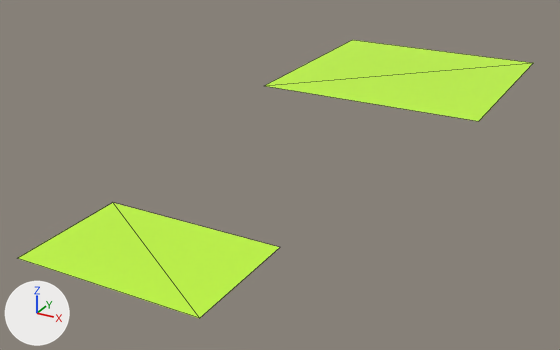
An edit to the glTF model assets/models/field.glb, drawn before and after from the same camera.
Both versions are drawn from a 50 mm lens placed at (122.0, -148.0, 106.0), pointed at (-13.0, 99.0, -17.0). Lighting does not change. The marker at lower left points along +X, +Y and +Z. Mesh edges are drawn as thin lines. Where no turn or scale is listed for an object, it has been applied to the vertices.

Before the edit, the objects in view are built like this:
```python
me_plane = bpy.data.meshes.new('Plane')
me_plane.from_pydata([(-50.0, -50.0, 0.0), (50.0, -50.0, 0.0), (-50.0, 50.0, 0.0), (50.0, 50.0, 0.0)], [], [(0, 1, 3), (0, 3, 2)])
me_plane.materials.append(mat_base)  # green #c3fc3e
me_plane_002 = bpy.data.meshes.new('Plane.002')
me_plane_002.from_pydata([(30.0, -20.0, 0.0), (-30.0, -20.0, 0.0), (30.0, 20.0, 0.0), (-30.0, 20.0, 0.0)], [], [(0, 1, 3), (0, 3, 2)])
me_plane_002.materials.append(mat_base)  # green #c3fc3e
ob_source = bpy.data.objects.new('source', me_plane_002)
ob_source.location = (0.0, 0.0, 0.0)
ob_target = bpy.data.objects.new('target', me_plane)
ob_target.location = (0.0, 200.0, 0.0)
```
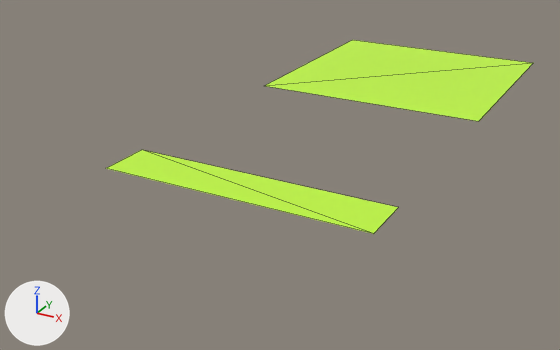
The newer file is also rescaled (x2.0), turned or shifted as a whole; pictures and numbers use the older file's frame.

Pixel boxes [x1, y1, x2, y2] of what changed, in the pictures (560 x 350 px):
```json
{"object": "source", "change": "reshaped", "before": [18, 203, 280, 318], "after": [106, 150, 399, 234], "on screen": "12% wider, 27% shorter"}
```

Scene script edits in JSON lines:
```json
{"block": "me_plane_002", "where": "me_plane_002.from_pydata(...)  # 4 vertices, 2 faces; spans x -30.0..30.0, y -20.0..20.0, z 0.0"}
{"block": "me_plane_002", "where": "# used by ob_source; location = (0.0, 0.0, 0.0)"}
{"block": "me_plane_002", "change": "me_plane_002 part 1"}
{"op": "set", "path": "me_plane_002.vertices[0].co", "old": "(30.0, -20.0, 0.0)", "new": "(50.0, 40.0, 0.0)", "note": "pixel (199, 318) -> pixel (373, 233)"}
{"op": "set", "path": "me_plane_002.vertices[1].co", "old": "(-30.0, -20.0, 0.0)", "new": "(-50.0, 40.0, 0.0)", "note": "pixel (17, 258) -> pixel (105, 168)"}
{"op": "set", "path": "me_plane_002.vertices[2].co", "old": "(30.0, 20.0, 0.0)", "new": "(50.0, 60.0, 0.0)", "note": "pixel (280, 247) -> pixel (398, 207)"}
{"op": "set", "path": "me_plane_002.vertices[3].co", "old": "(-30.0, 20.0, 0.0)", "new": "(-50.0, 60.0, 0.0)", "note": "pixel (112, 202) -> pixel (141, 149)"}
```
